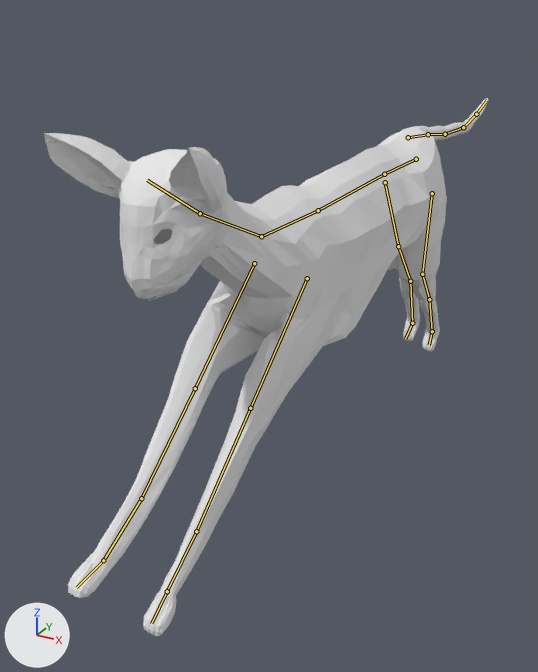
The Blender file Projet/Projet/3DAnimation/model/cat_run_2.blend: old version first, new version second.
Both versions are drawn from a camera (50 mm lens) standing at (4.16, -10.28, 6.66) and looking at (-1.2, -0.53, 1.78). Lighting does not change. The marker at lower left points along +X, +Y and +Z. Both versions are drawn at the pose saved in each file; the numbers are the values there. The bones that bend it are drawn over the model as lines.

Names of what the first picture shows: 'cat'.
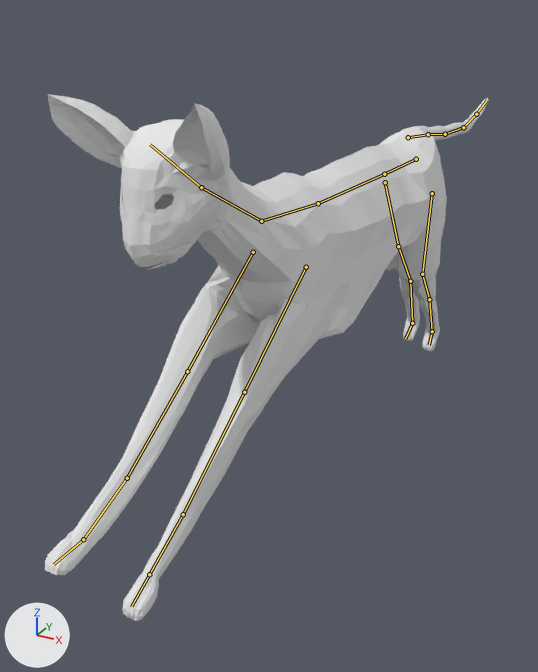
The edits, one by one:
Bone 'body2' (bone_body2) turns from (11, 0, 0) to (14, 0, 0) degrees about its own x, y and z.
Bone 'body3' (bone_body3) turns from (-8, -1, -1) to (-6, -1, -1) degrees about its own x, y and z.
Bone 'frontleftpaw1' (bone_frontleftpaw1) turns from (53, 0, 0) to (55, 0, 0) degrees about its own x, y and z.
Bone 'frontrightpaw1' (bone_frontrightpaw1) turns from (58, 0, 0) to (59, 0, 0) degrees about its own x, y and z.

What differs and where, as boxes [x1, y1, x2, y2] in the pictures (538 x 672 px):
'cat', posed: before [44, 98, 488, 637]; after [45, 94, 488, 621]
bone 'body2', root to tip: before (384, 174) to (318, 210); after (384, 174) to (318, 203)
bone 'body3', root to tip: before (318, 210) to (261, 236); after (318, 203) to (261, 221)
bone 'frontleftpaw1', root to tip: before (307, 278) to (250, 408); after (306, 267) to (244, 392)
bone 'frontrightpaw1', root to tip: before (254, 263) to (195, 388); after (253, 252) to (187, 371)
